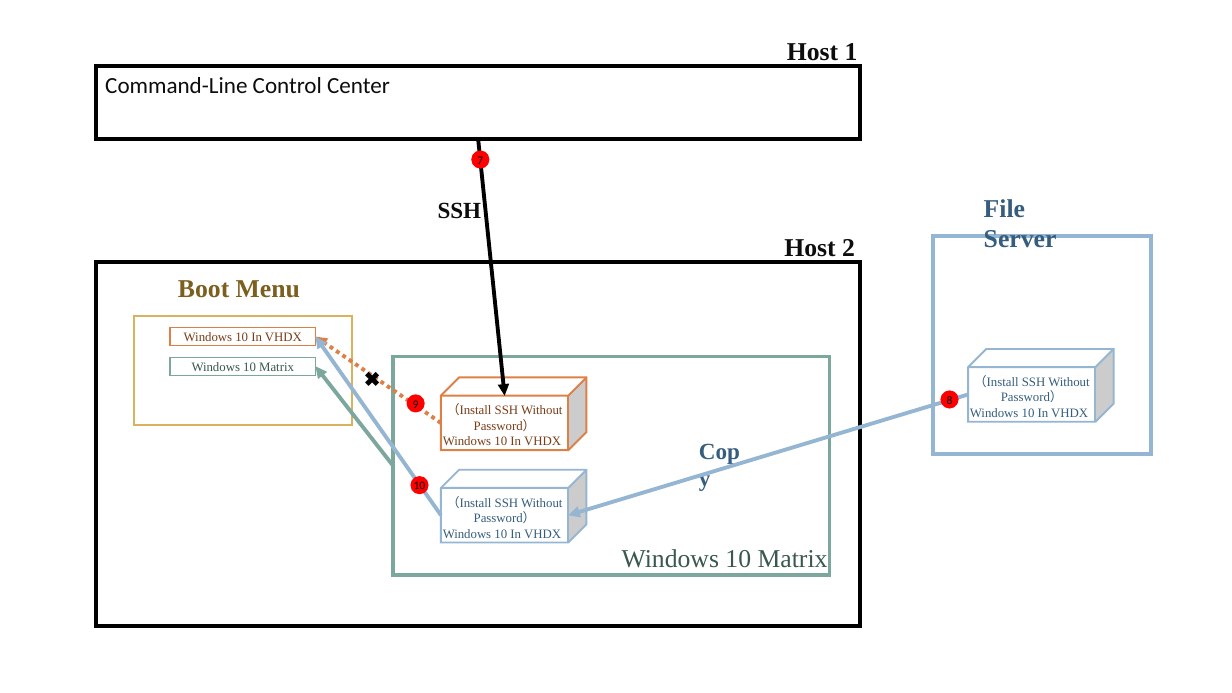
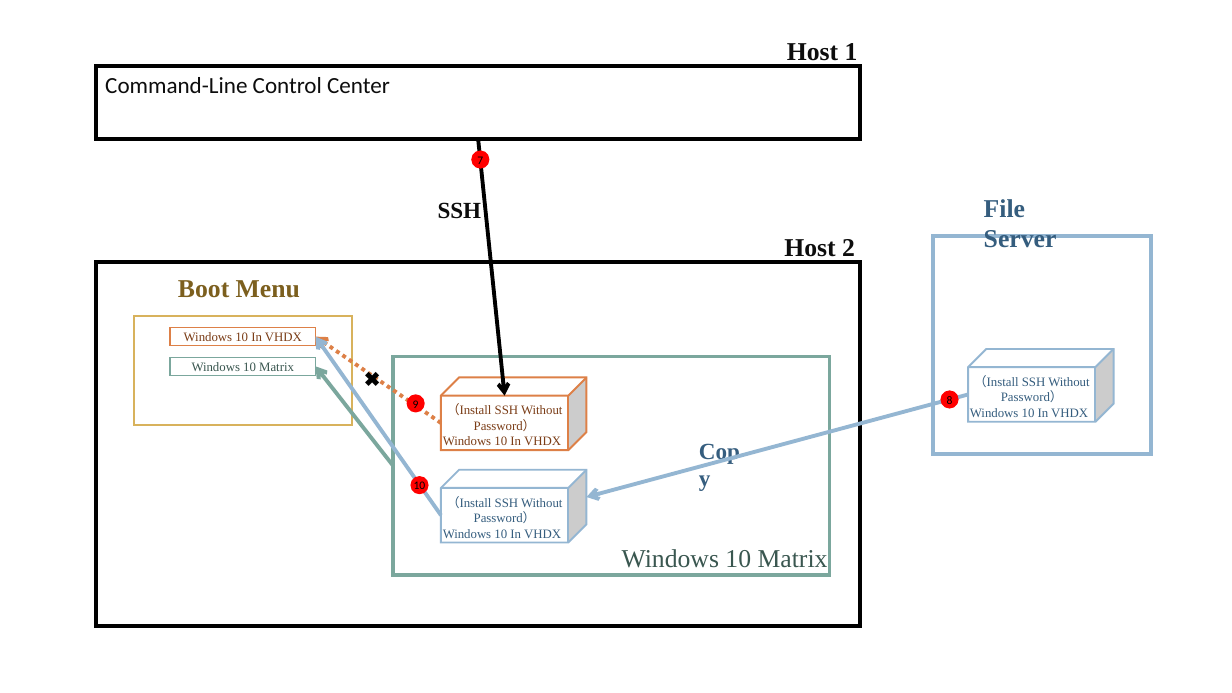
Before and after one commit to oneleo/diy-mass-deployment, a slide deck: slide 2 of images/images.pptx. Drawn at 1232x693 pixels with LibreOffice and Linux fonts; fonts in the diff are those of the drawing. Boxes give left, top, right and bottom in pixels: in the first picture for what was removed or moved away, otherwise in the second. Text is boxed around its words. In the diff, an @@ line names an element or a change of style, - is before the commit and + after.

```diff
--- a/images/images.pptx
+++ b/images/images.pptx
@@ arrow (478, 139) - (505, 396): arrowheads changed @@
@@ arrow (441, 423) - (315, 336): arrowheads changed @@
@@ arrow (441, 516) - (315, 336): arrowheads changed @@
@@ arrow (393, 466) - (315, 366): arrowheads changed @@
@@ arrow moved from (969, 395) - (568, 516) to (969, 395) - (587, 497) @@
@@ arrow (969, 395) - (587, 497): arrowheads changed @@
```
Also in this commit, not shown: 1 other slide changed, 2 other files.
